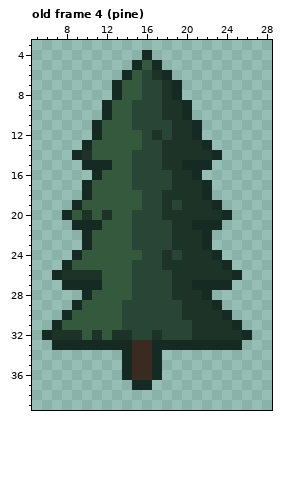
Pixel-art file -- art/mockup/angle/trees.aseprite. That is the earlier state.
32x40 pixels, 9 frames. Shown: old frame 4 (pine): x 5..28, y 3..39. The commit also changed other frames, which this record leaves out.
After:
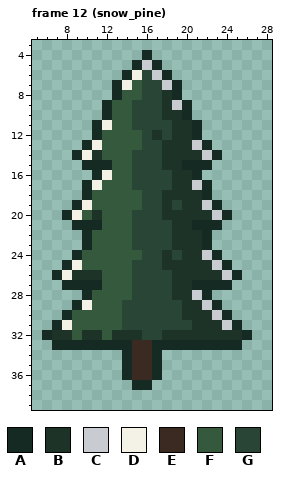
Palette (. is transparent): A #142a22  B #1e3328  C #c8ccd0  D #f4f1e6  E #3b2a22  F #35593d  G #284536
A new or re-ordered frame is compared with the old frame closest to it.
The exact change:
frames 9 -> 13
Frame 12 (snow_pine) is new; against old frame 4 (pine):
y 5: x 16 F -> C
y 6: x 15 F -> D; x 17 B -> C
y 7: x 14 F -> D; x 18 B -> C
y 9: x 19 B -> C
y 11: x 12 F -> D
y 13: x 11 F -> D; x 21 B -> C
y 14: x 10..11 BF -> DB; x 22 B -> C
y 16: x 12 F -> D
y 17: x 11 F -> D; x 21 B -> C
y 19: x 10 F -> D; x 22 B -> C
y 20: x 9..12 FBFB -> DFBF; x 23 B -> C
y 24: x 22 B -> C
y 25: x 9 F -> D; x 23 B -> C
y 26: x 8 B -> D; x 24 B -> C
y 28: x 21 B -> C
y 29: x 10 F -> D; x 22 B -> C
y 30: x 23 B -> C
y 31: x 8 F -> D; x 24 B -> C
y 32: x 9..10 BF -> FB; x 15 G -> B; x 17..20 BGGG -> GBBB
